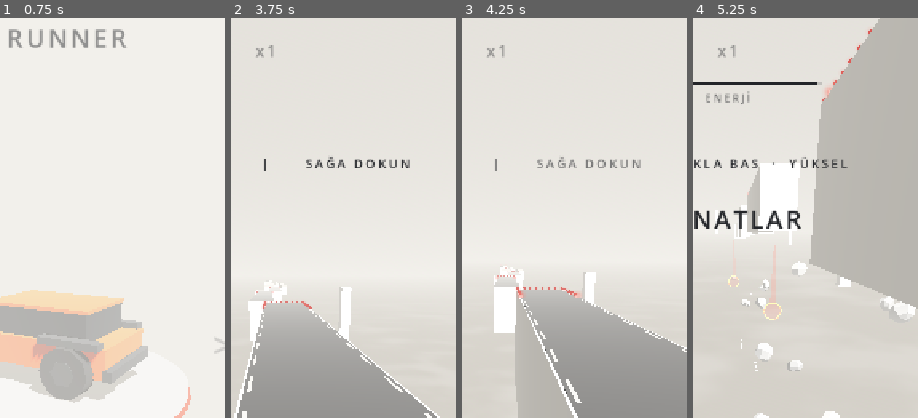
Above: before the commit, frames 1-4 (left to right).
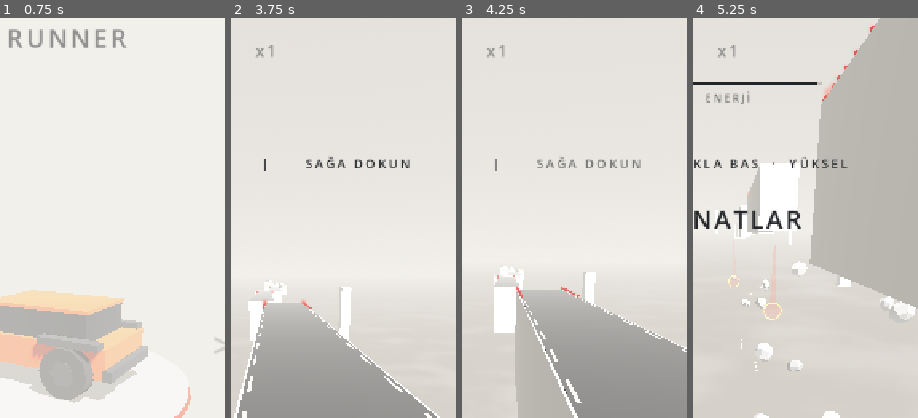
Above: after the commit, the same moments.

Repository: basarbellisan/Runny
Game: Godot game, scene res://scenes/menu.tscn
Same seed, same stepped clock (60 frames per second), same inputs: the game is played once before the commit and once after it.
Inputs (mouse positions are % of the whole screen's width and height, from its top left):
- Up to frame 1 (0.75 s): click "BAŞLA" at 0.5 s
- Up to frame 2 (3.75 s): tap Enter at 1.25, 1.35, 2.85 s; move the mouse to (45, 70) at 1.27 s; hold W 1.28-2 s; click (45, 70) at 1.42 s; tap Space at 1.52 s; drag from (80, 65) to (45, 70) at 2.02 s; move the mouse to (20, 35) at 2.77 s; hold A 2.78-3.5 s; drag from (55, 50) to (20, 35) at 3.52 s
- Up to frame 3 (4.25 s): no input
- Up to frame 4 (5.25 s): move the mouse to (35, 25) at 4.27 s; hold A 4.28-5 s; tap Enter at 4.35 s; tap Space at 4.52 s; drag from (72, 45) to (35, 25) at 5.02 s
The pictures show only the part of the screen within x 42-92%, y 8-58%; the shares and areas given below are measured in that part.

Frame 1 is identical in both runs. In frame 2, less than 0.1% of the frame differs, in the area x 11-36%, y 67-73%; in frame 3, 0.1%, in the area x 14-53%, y 62-70%; in frame 4, 0.1%.

Commit message:
Prototype: no end row; side lights go from sparse (~5 m) to dense (~1 m)
Co-Authored-By: Claude Opus 5.5 <noreply@anthropic.com>
Claude-Session: https://claude.ai/code/session_016S88RPn945sNcGg6oLe6PH

Diff:
--- a/scripts/road_generator.gd
+++ b/scripts/road_generator.gd
@@ -761,21 +761,24 @@
 	return s
 
 
-## Pist ışıkları: yolun son ~0.75 saniyesinde iki kenarda kırmızı ışıklar, ucunda
-## yol boyunca bir ışık sırası. Darbeler yolun sonuna doğru akar: "şimdi gaz".
+## Pist ışıkları: yolun son ~0.75 saniyesinde iki kenarda kırmızı yuvarlak ışıklar.
+## Bölgenin başında seyrek (~5 m), yolun ucuna doğru düzgünce sıklaşır (~1 m).
+## Bir darbe dizi boyunca hızla yolun ucuna koşar ve döngüyle tekrarlar: "şimdi gaz".
 func _add_runway_lights(body: Node3D, s: Segment, slope_len: float) -> void:
 	var v := estimate_speed(car.global_position.z - s.z_end)
 	var zone := clampf(v * lights_time, 14.0, minf(48.0, slope_len * 0.6))
-	var step := 2.5
-	var per_side := int(zone / step)
-	var across := maxi(int((s.width - 0.6) / 1.0), 2)
-	var count := per_side * 2 + across
+	# Yolun ucundan geriye doğru: aralık uçta 1 m, bölgenin başında 5 m
+	var dists: Array[float] = []
+	var d := 0.6
+	while d < zone:
+		dists.append(d)
+		d += lerpf(1.0, 5.0, d / zone)
 	var dots := MultiMesh.new()
 	var halos := MultiMesh.new()
 	for mm in [dots, halos]:
 		mm.transform_format = MultiMesh.TRANSFORM_3D
 		mm.use_custom_data = true
-		mm.instance_count = count
+		mm.instance_count = dists.size() * 2
 	var ball := SphereMesh.new()
 	ball.radius = 0.24
 	ball.height = 0.48
@@ -788,23 +791,16 @@
 	var half := slope_len * 0.5
 	var cos_a := cos(body.rotation.x)
 	var i := 0
-	for k in per_side:
-		var lz := -half + 0.8 + k * step
-		# 0: ışıklı bölgenin başı, 1: yolun ucu
-		var along := 1.0 - float(k) / maxf(per_side - 1, 1) * 0.95
+	for dist in dists:
+		var lz := -half + dist
+		# 0: ışıklı bölgenin başı, 1: yolun ucu (darbe bu yöne koşar)
+		var along := 1.0 - dist / zone
 		for sx in [-1.0, 1.0]:
 			var pos := Vector3(sx * (s.width * 0.5 - 0.25), 0.26, lz)
 			for mm in [dots, halos]:
 				mm.set_instance_transform(i, Transform3D(Basis(), pos))
 				mm.set_instance_custom_data(i, Color(body.position.z + lz * cos_a, along, 0, 0))
 			i += 1
-	# Yolun ucunda enine ışık sırası: darbe sona varınca hepsi birden parlar
-	for k in across:
-		var pos := Vector3(lerpf(-s.width * 0.5 + 0.4, s.width * 0.5 - 0.4, k / float(across - 1)), 0.26, -half + 0.35)
-		for mm in [dots, halos]:
-			mm.set_instance_transform(i, Transform3D(Basis(), pos))
-			mm.set_instance_custom_data(i, Color(s.z_end, 1.02, 1, 0))
-		i += 1
 	for pair in [[dots, _runway_mat], [halos, _runway_halo_mat]]:
 		var mi := MultiMeshInstance3D.new()
 		mi.multimesh = pair[0]
